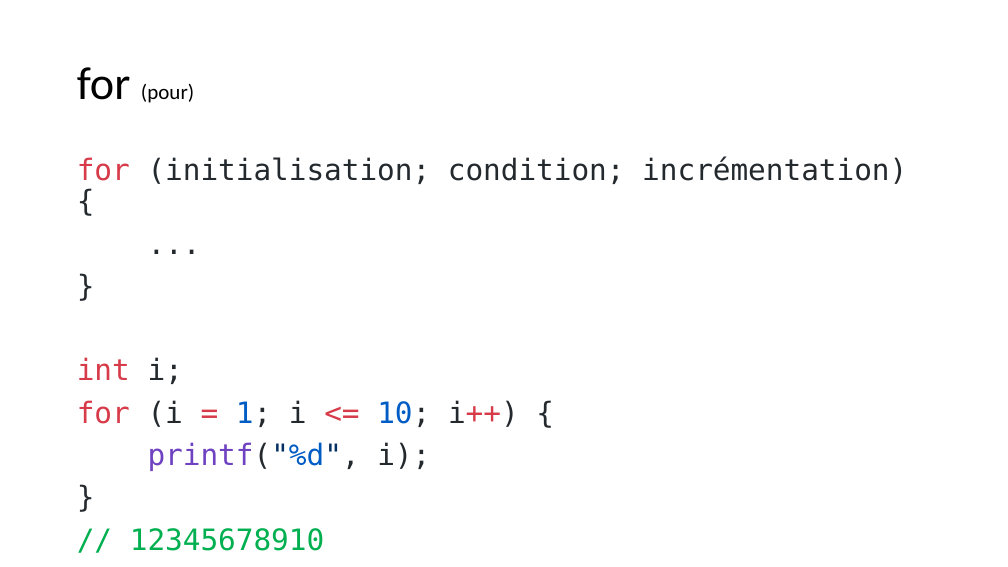
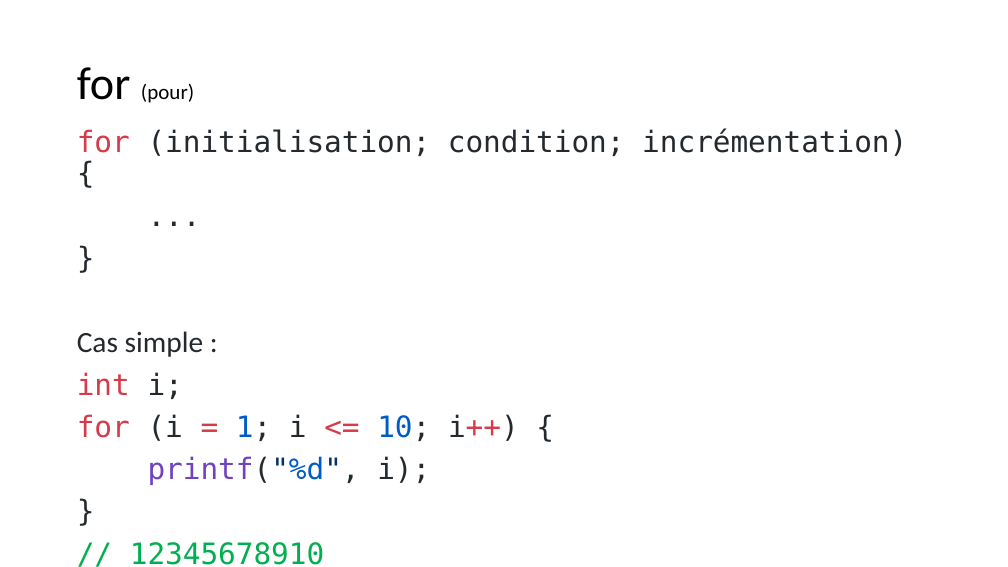
Before and after one commit to standard3/BTS1, a slide deck: slide 26 of 02_C/02_Types-et-operateurs/Types et opérateurs en C.pptx (slide 25 before the commit). Drawn at 1008x567 pixels with LibreOffice and Linux fonts; fonts in the diff are those of the drawing. Boxes give left, top, right and bottom in pixels: in the first picture for what was removed or moved away, otherwise in the second. Text is boxed around its words. In the diff, an @@ line names an element or a change of style, - is before the commit and + after.

```diff
--- a/02_C/02_Types-et-operateurs/Types et opérateurs en C.pptx
+++ b/02_C/02_Types-et-operateurs/Types et opérateurs en C.pptx
@@ text "for (initialisation; condition; incrémentation) {": place and size @@
-text "for (initialisation; condition; incrémentation) {" at <box>77,156,907,551</box>
+text "for (initialisation; condition; incrémentation) {" at <box>77,128,907,485</box>
@@ text at <box>77,331,203,357</box>: paragraph added @@
+Cas simple :
```
Also in this commit, not shown: 2 other slides changed, 14 slides added, 6 other files.
